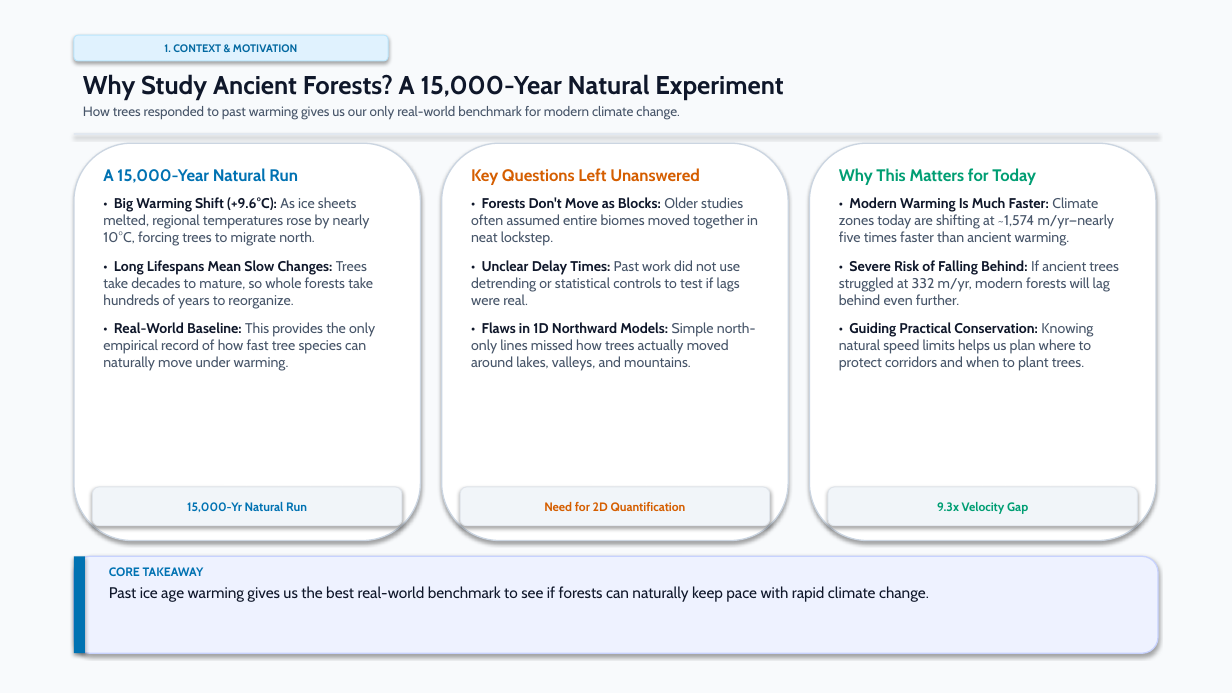
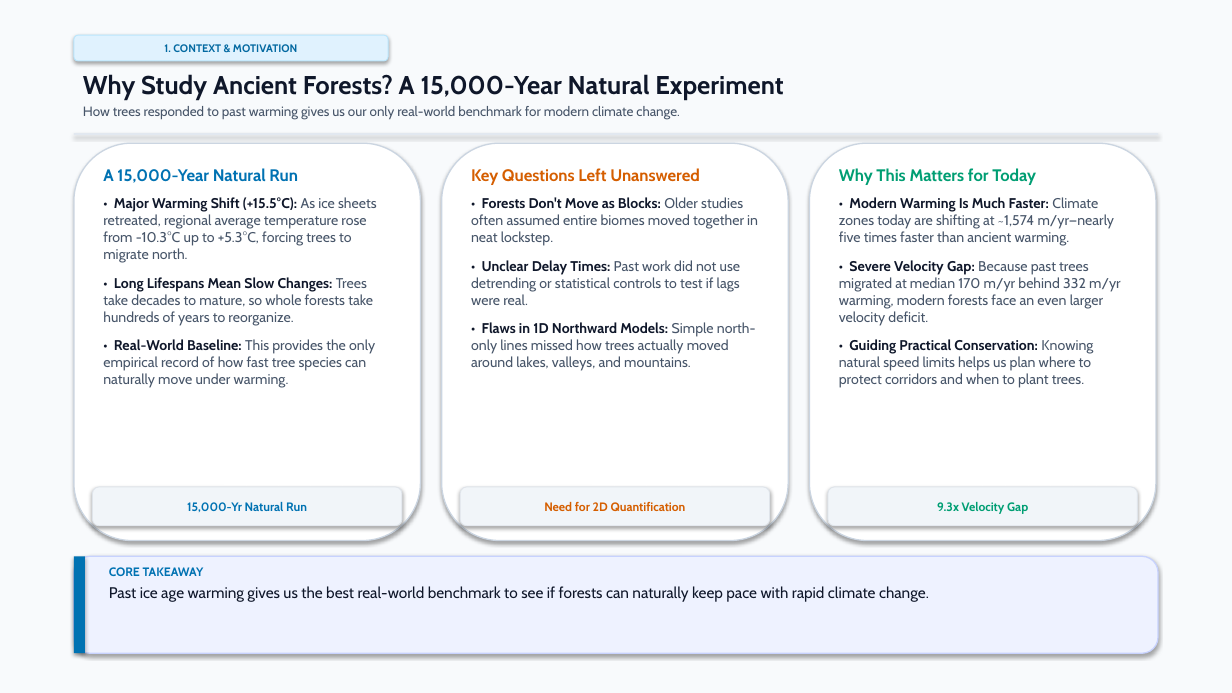
Before and after one commit to vivek-r-2000/EST-Project, a slide deck: slide 2 of TBD2_Final_Project_Presentation_unslopped.pptx. Drawn at 1232x693 pixels with LibreOffice and Linux fonts; fonts in the diff are those of the drawing. Boxes give left, top, right and bottom in pixels: in the first picture for what was removed or moved away, otherwise in the second. Text is boxed around its words. In the diff, an @@ line names an element or a change of style, - is before the commit and + after.

Commit message:
fix(presentation): correct temperature range from -10.3C to 5.3C (+15.5C warming)

```diff
--- a/TBD2_Final_Project_Presentation_unslopped.pptx
+++ b/TBD2_Final_Project_Presentation_unslopped.pptx
@@ text at [103, 197, 377, 263]: text changed @@
-• Big Warming Shift (+9.6°C): As ice sheets melted, regional temperatures rose by nearly 10°C, forcing trees to migrate north.
+• Major Warming Shift (+15.5°C): As ice sheets retreated, regional average temperature rose from -10.3°C up to +5.3°C, forcing trees to migrate north.
@@ text at [839, 260, 1121, 325]: text changed @@
-• Severe Risk of Falling Behind: If ancient trees struggled at 332 m/yr, modern forests will lag behind even further.
+• Severe Velocity Gap: Because past trees migrated at median 170 m/yr behind 332 m/yr warming, modern forests face an even larger velocity deficit.
```
Also in this commit, not shown: 18 other slides changed, 1 other file.
